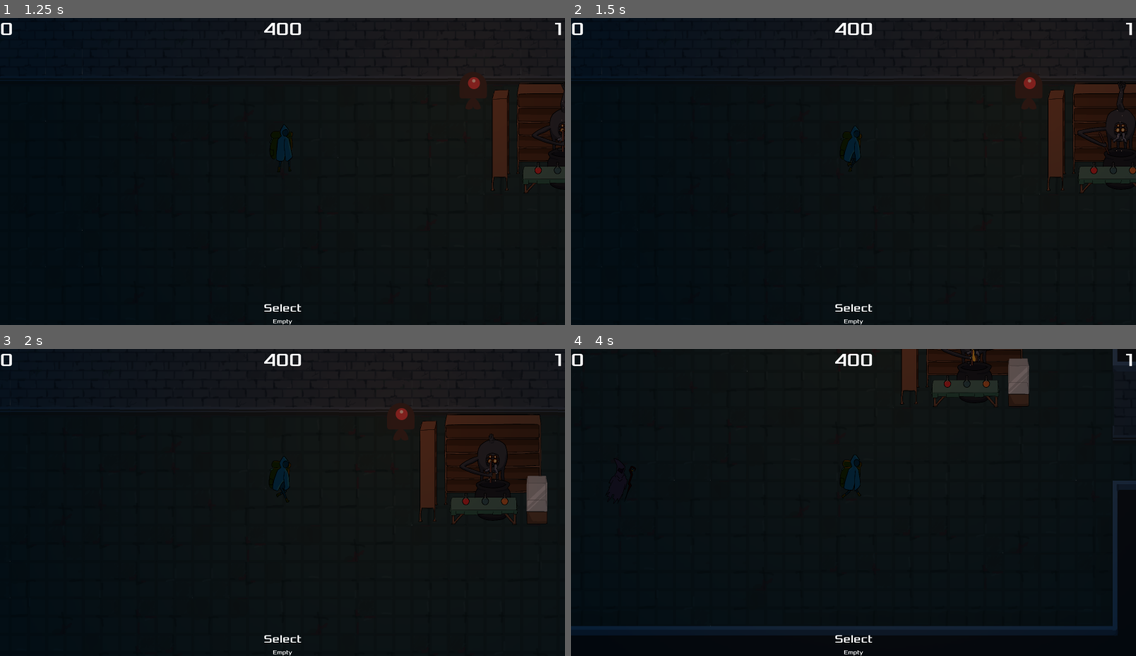
Above: before the commit, frames 1-4 (two rows, left to right).
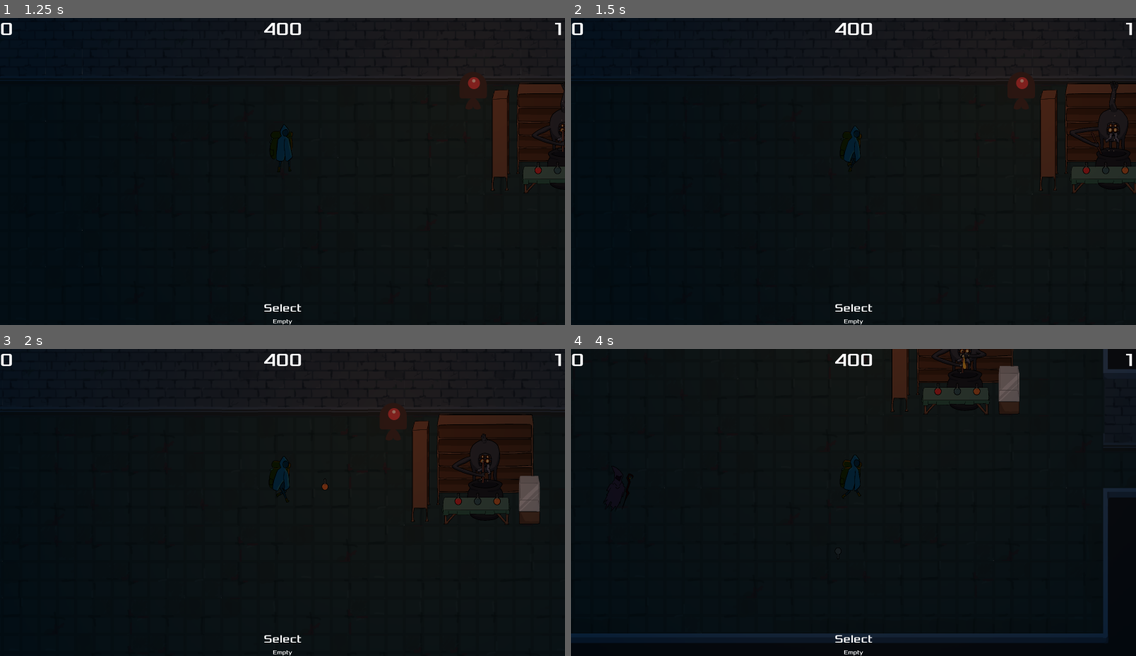
Above: after the commit, the same moments.

Repository: woofasaurus/PotionGame
Game: Godot game, scene res://scenes/main.tscn
Same seed, same stepped clock (60 frames per second), same inputs: the game is played once before the commit and once after it.
Inputs (mouse positions are in pixels of both pictures, inside the frame that each line leads up to):
- Up to frame 1 (1.25 s): click "Start" at 0.5 s
- Up to frame 2 (1.5 s): tap Enter (ui_accept) at 1.25 s; move the mouse to (977, 156) at 1.27 s; hold Right (move_right) from 1.28 s (still down); hold Ctrl (control) from 1.28 s (still down); click (977, 156) at 1.42 s
- Up to frame 3 (2 s): keep holding Right (move_right); keep holding Ctrl (control); tap Enter (ui_accept) at 1.52 s
- Up to frame 4 (4 s): move the mouse to (740, 517) at 2.02 s; release Right (move_right) at 2.03 s; release Ctrl (control) at 2.03 s; hold Down (move_down) 2.03-2.78 s; tap Space (dodge) at 2.1 s; tap Enter (ui_accept) at 2.27, 3.77 s; move the mouse to (910, 434) at 2.77 s; hold Right (move_right) 2.78-3.53 s; right-click (910, 434) at 2.85 s; move the mouse to (825, 563) at 3.52 s; hold Up (move_up) from 3.53 s (still down); tap R (interact) at 3.6 s; click (825, 563) at 3.67 s

Frame 1 is identical in both runs. In frame 2, 1.7% of the frame differs, in the area x 5-100%, y 18-70%; in frame 3, 2.2%; in frame 4, 4.9%, in the area x 0-100%, y 0-95%.

Commit message:
Fixed player inconsistency from merge

Diff:
--- a/scenes/player/player.tscn
+++ b/scenes/player/player.tscn
@@ -143,6 +143,9 @@
 
 [node name="Camera2D" type="Camera2D" parent="."]
 
+[node name="PotionThrowOrigin" type="Marker2D" parent="."]
+position = Vector2(0, -60)
+
 [connection signal="timeout" from="DodgeTimer" to="." method="_on_dodge_timer_timeout"]
 [connection signal="timeout" from="DodgeCooldown" to="." method="_on_dodge_cooldown_timeout"]
 [connection signal="timeout" from="InvulnerableTimer" to="." method="_on_invulnerable_timeout"]
